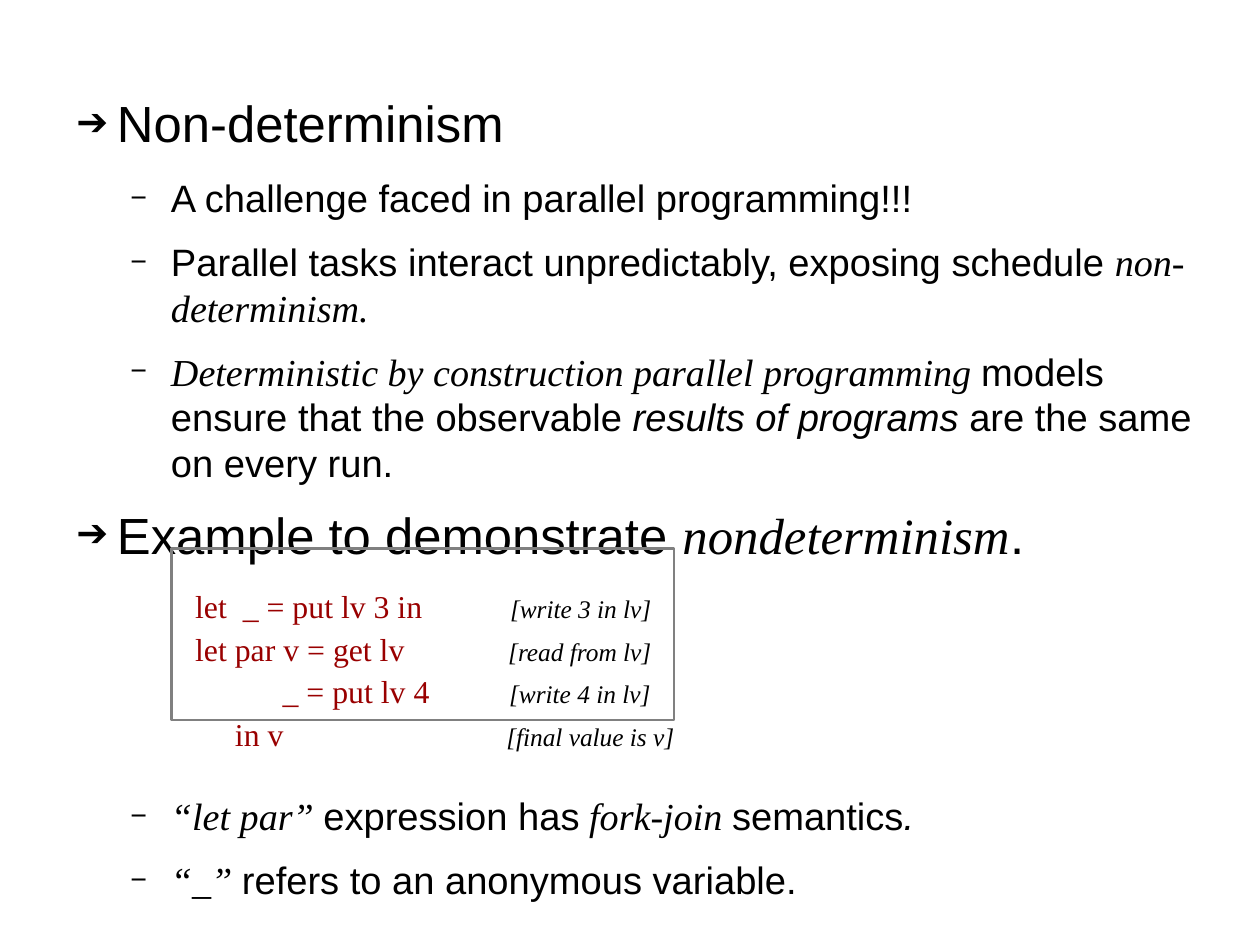
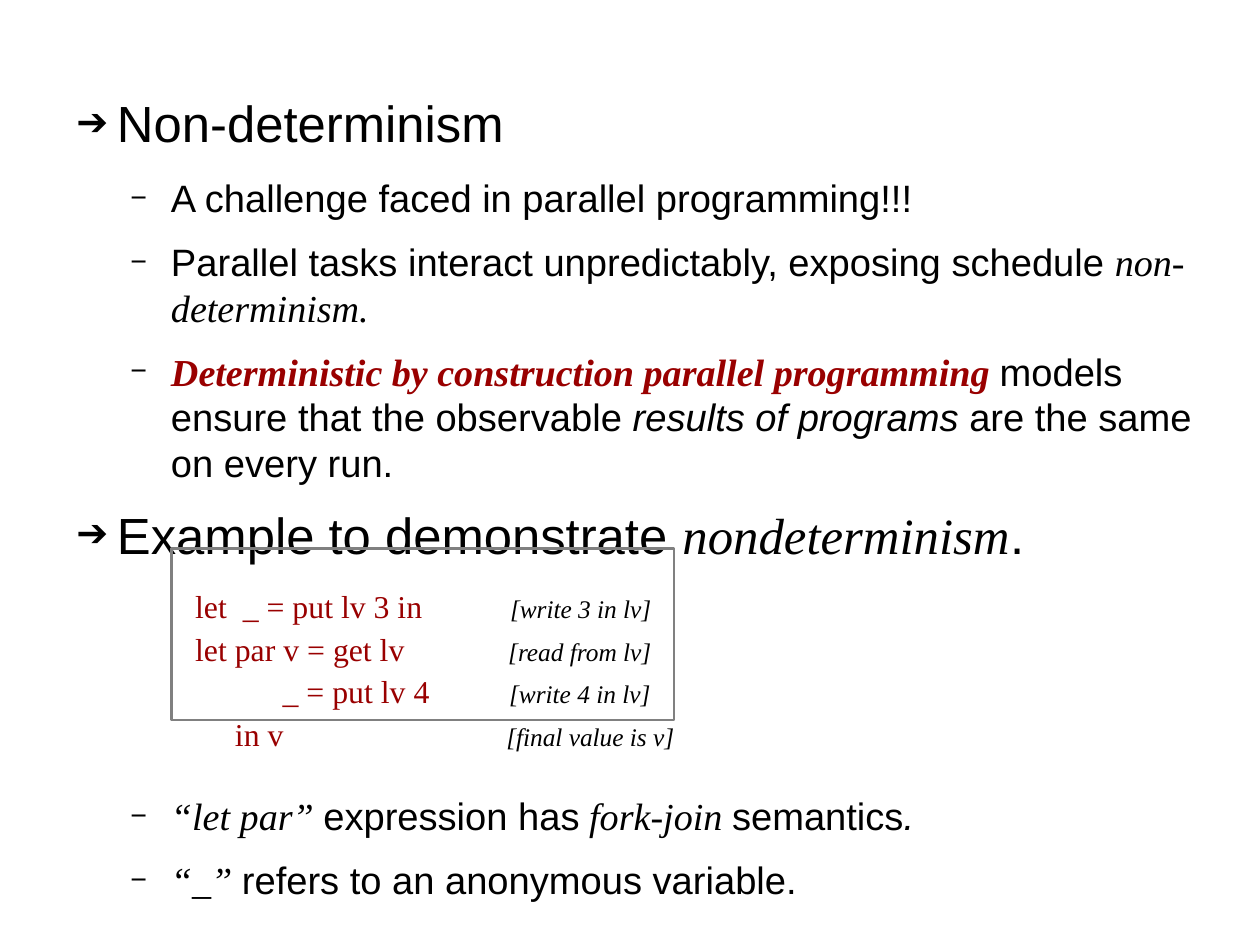
Before and after one commit to sentinel88/Personal, a slide deck: slide 4 of Talk.odp. Drawn at 1260x945 pixels with LibreOffice and Linux fonts; fonts in the diff are those of the drawing. Boxes give left, top, right and bottom in pixels: in the first picture for what was removed or moved away, otherwise in the second. Text is boxed around its words. In the diff, an @@ line names an element or a change of style, - is before the commit and + after.

```diff
--- a/Talk.odp
+++ b/Talk.odp
@@ text at <box>171,358,1191,485</box>: text colour #000000 to #990000, bold on in "Deterministic by construction parallel programming" @@
```
Also in this commit, not shown: 8 other slides changed, 3 other files.
